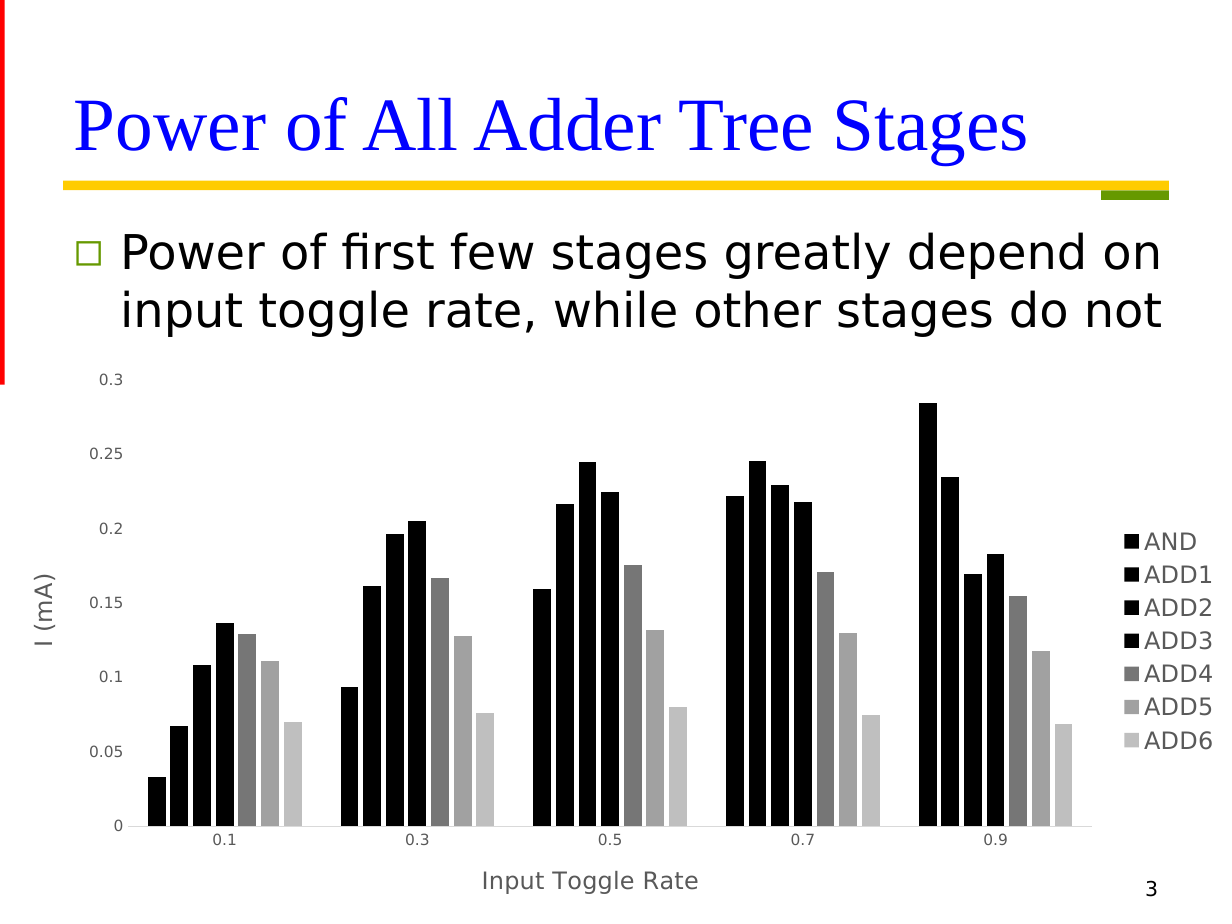
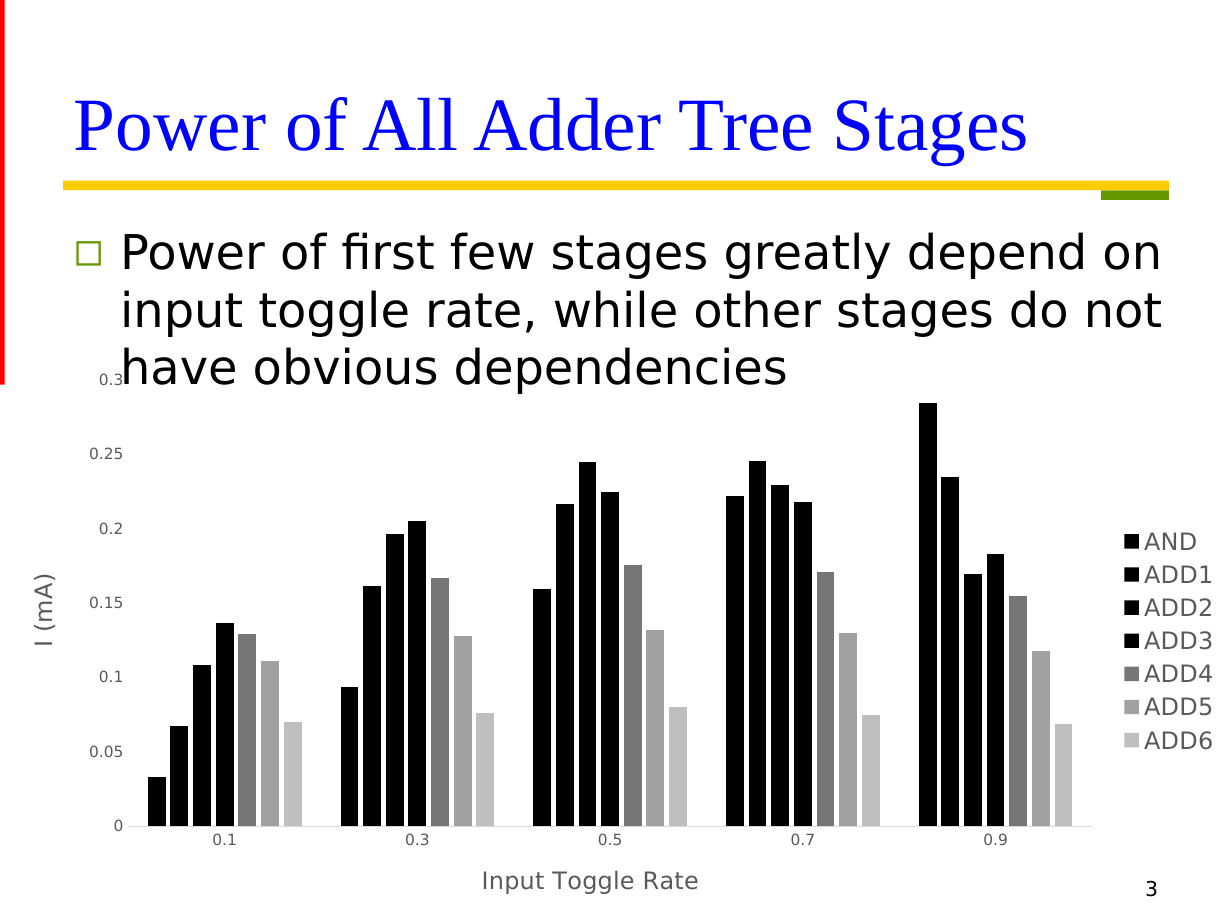
Before and after one commit to Oniontow/TTLiu_Project, a slide deck: slide 3 of tree/new_wood.pptx. Drawn at 1232x924 pixels with LibreOffice and Linux fonts; fonts in the diff are those of the drawing. Boxes give left, top, right and bottom in pixels: in the first picture for what was removed or moved away, otherwise in the second. Text is boxed around its words. In the diff, an @@ line names an element or a change of style, - is before the commit and + after.

```diff
--- a/tree/new_wood.pptx
+++ b/tree/new_wood.pptx
@@ text at bbox=[120, 232, 1162, 394]: text changed @@
-◻ Power of first few stages greatly depend on input toggle rate, while other stages do not
+◻ Power of first few stages greatly depend on input toggle rate, while other stages do not have obvious dependencies
```
Also in this commit, not shown: 6 other slides changed, 5 slides added, 3 other files.
